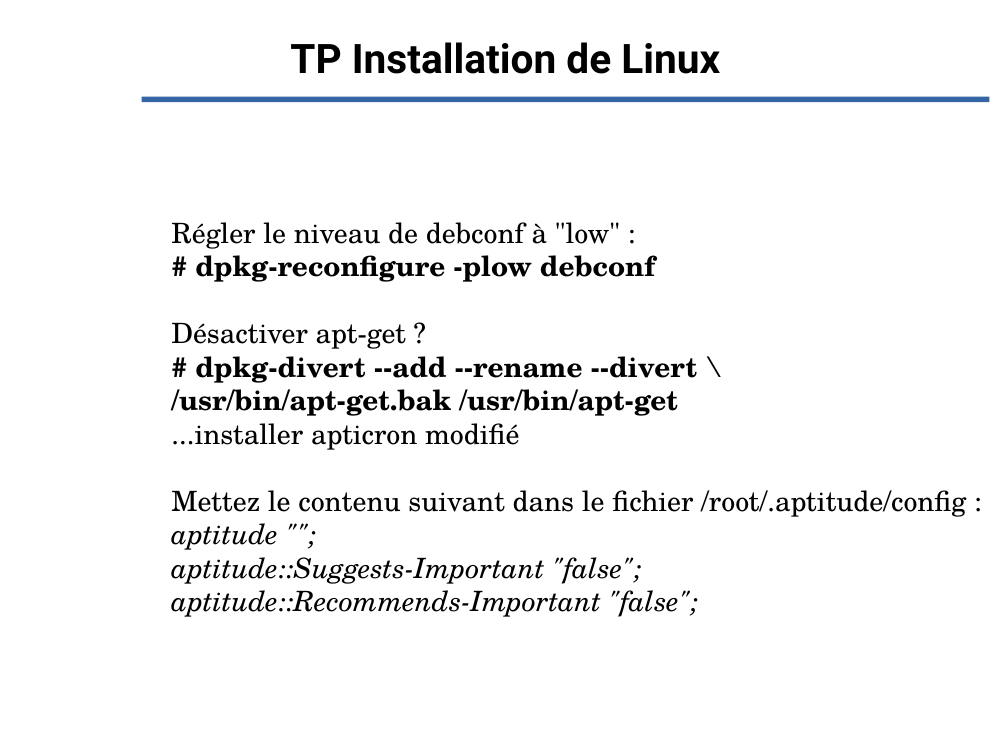
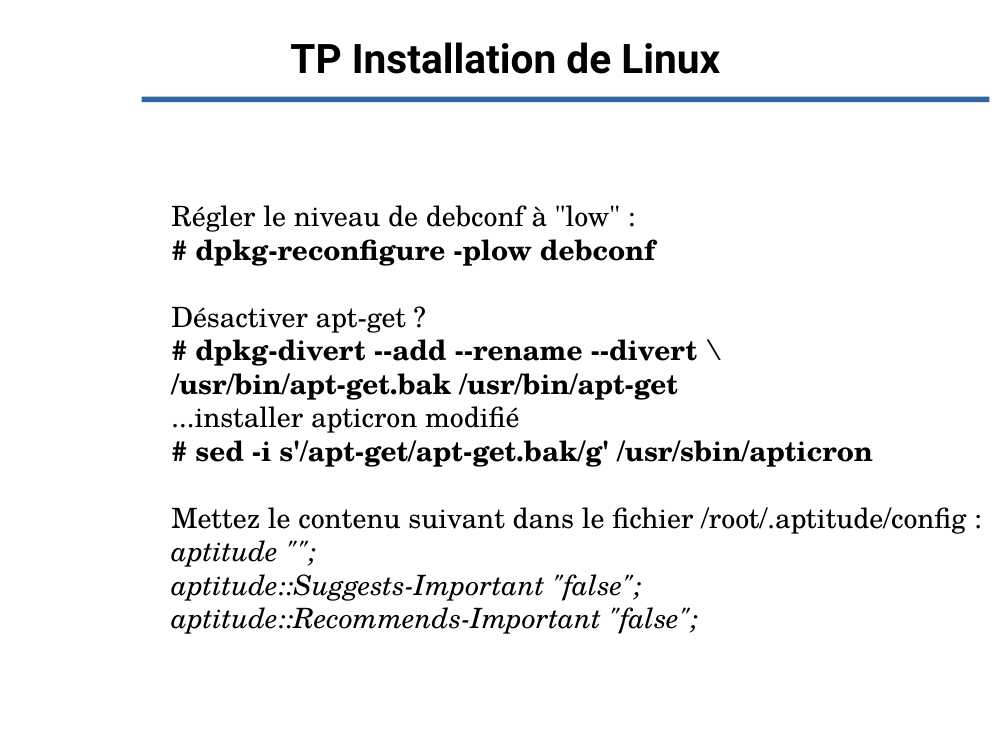
Before and after one commit to Evolix/evoformations, a slide deck: slide 35 of slides/Linux-and-Debian.odp (slide 34 before the commit). Drawn at 1008x756 pixels with LibreOffice and Linux fonts; fonts in the diff are those of the drawing; background and template pictures are left out. Boxes give left, top, right and bottom in pixels: in the first picture for what was removed or moved away, otherwise in the second. Text is boxed around its words. In the diff, an @@ line names an element or a change of style, - is before the commit and + after.

```diff
--- a/slides/Linux-and-Debian.odp
+++ b/slides/Linux-and-Debian.odp
@@ subtitle at bbox=[195, 432, 873, 467]: paragraph added @@
+# sed -i s'/apt-get/apt-get.bak/g' /usr/sbin/apticron
```
Also in this commit, not shown: 6 other slides changed, 1 slide added, 4 other files.
